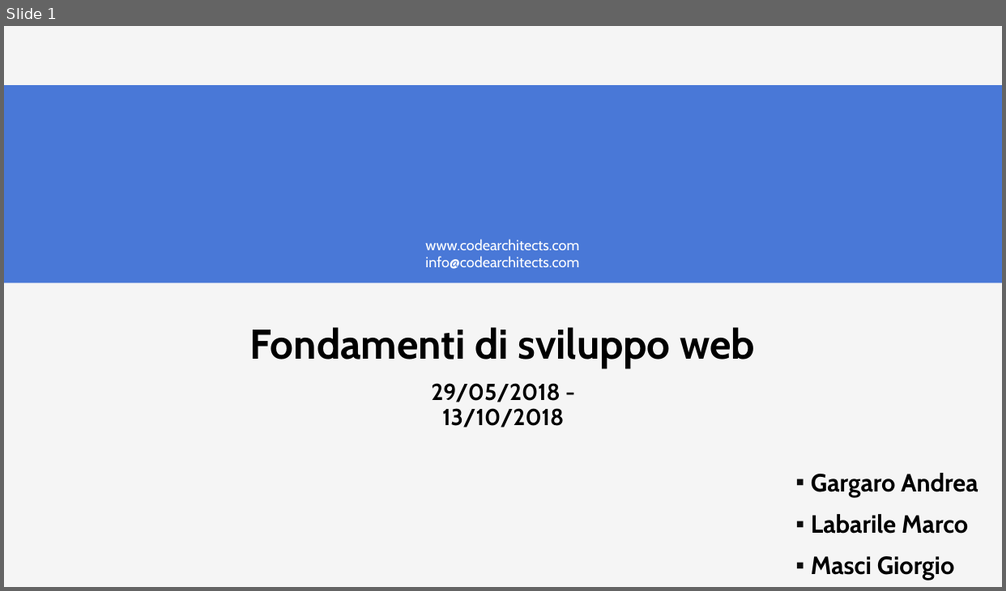
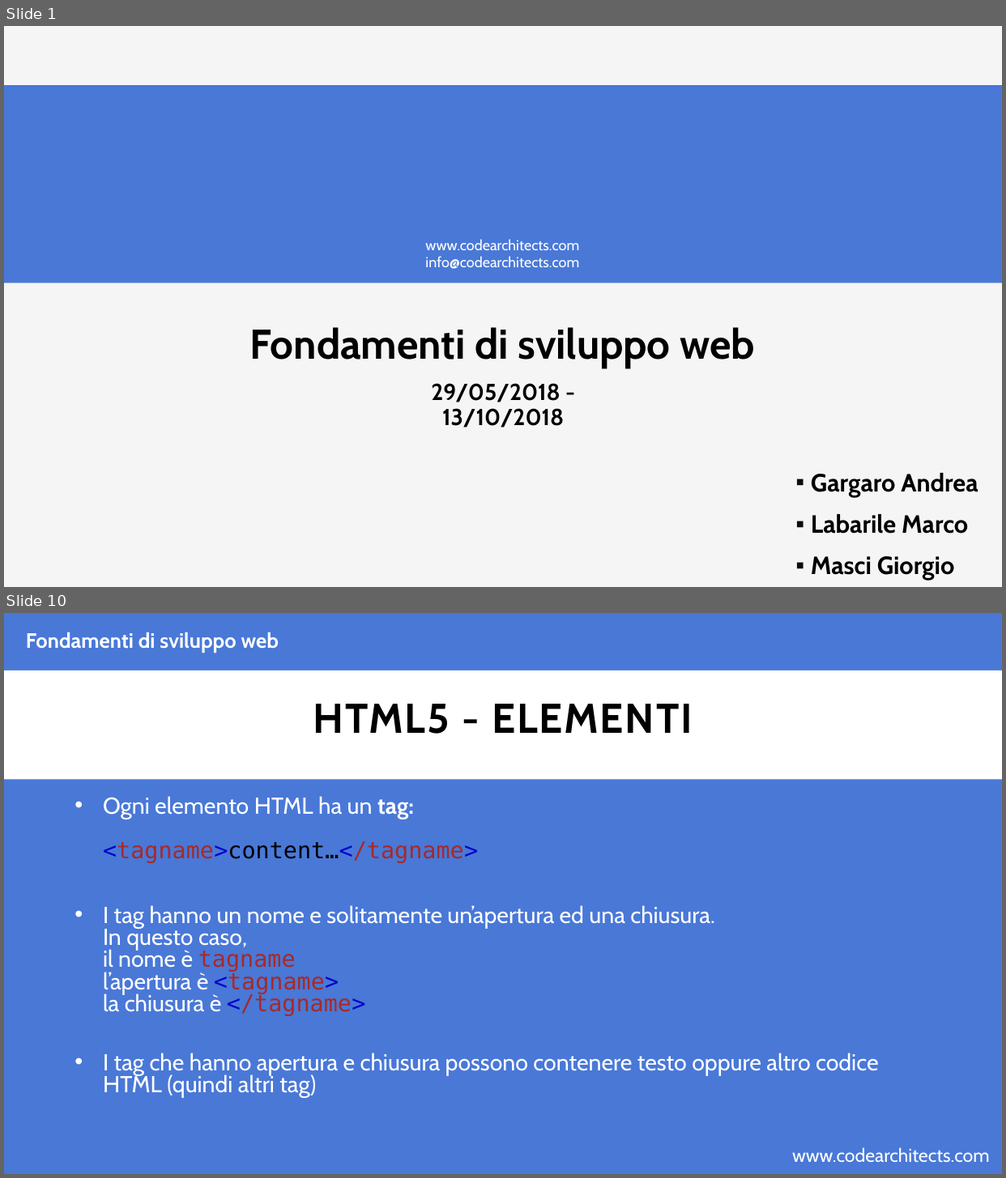
Before and after one commit to CodeArchitectsTraining/fondamenti-sviluppo-web-29052018, a slide deck: slides/html.pptx. Shown one above the other, each under a label of ours: slide 1 before the commit, slides 1 and 10 after it; the slides between them are not shown. The pictures are 1006x591 and 1006x1178 pixels, drawn with LibreOffice and Linux fonts; fonts in the diff are those of the drawing; background and template pictures are left out. Boxes give left, top, right and bottom in pixels: in the first picture for what was removed or moved away, otherwise in the second. Text is boxed around its words. In the diff, an @@ line names an element or a change of style, - is before the commit and + after.

Commit message:
adding html slides

```diff
--- a/slides/html.pptx
+++ b/slides/html.pptx
@@ slide 10 added at (4,613,1002,1174), background #4978D7 @@
@@ text added at (26,632,279,652), 20 pt, text #FFFFFF, bold @@
+Fondamenti di sviluppo web
@@ rectangle added at (4,671,1002,780), fill #FFFFFF @@
@@ title added at (313,704,692,734), 40 pt, text #000000, bold @@
+HTML5 - ELEMENTI
@@ text added at (103,796,879,1098), 22.2 pt, text #FFFFFF @@
+• Ogni elemento HTML ha un tag:
+  <tagname>content…</tagname>
+• I tag hanno un nome e solitamente un’apertura ed una chiusura.
+  In questo caso,
+  il nome è tagname
+  l’apertura è <tagname>
+  la chiusura è </tagname>
+• I tag che hanno apertura e chiusura possono contenere testo oppure altro codice HTML (quindi altri tag)
@@ text added at (792,1148,990,1163), 18 pt, text #FFFFFF @@
+www.codearchitects.com
```
Also in this commit, not shown: 4 slides changed, 26 other slides added, 1 slide removed, 2 other files.
